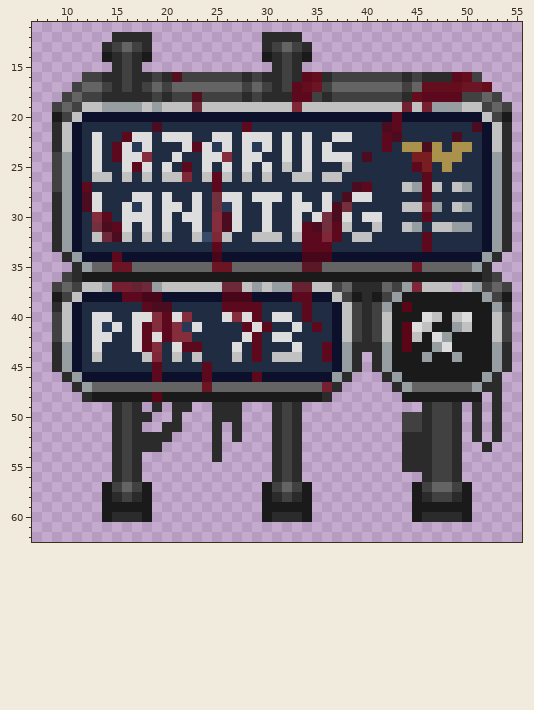
Pixel-art sprite -- Resources/Textures/_RMC14/Structures/landing_signs.rsi/laz_sign.png. Above is the file before it was changed.
The file is 64x64 pixels. Colours within 5 levels of each other are drawn and written as one. Shown: x 7..55, y 11..62.
New version:
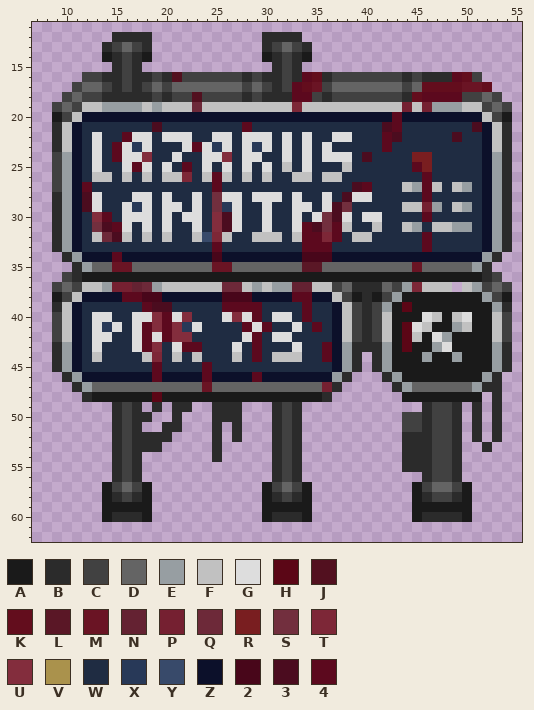
Palette (. is transparent): A #1a1a1a  B #2b2b2b  C #414141  D #646464  E #979ea2  F #c1c1c1  G #dddddd  H #5b0616  J #52101f  K #630d1d  L #5a1726  M #6a1424  N #642232  P #752031  Q #6d2939  R #791e20  S #722f3e  T #7d2737  U #832d3d  V #aa924c  W #1f2c42  X #283958  Y #384a6a  Z #0c102a  2 #48061a  3 #4b0c1f  4 #5c091e
Change:
@@ x 42..52 @@
 22 43WWWWW3WWZ
-23 4WVV3VWVVWZ
-24 WWWRRVVVWWZ
-25 WWW4RWVWWWZ
+23 4WWWWWWWWWZ
+24 WWWRRWWWWWZ
+25 WWW4RWWWWWZ
 26 WWWW4WWWWWZ
Where, in picture pixels (left, top, right, bottom), the same in both pictures:
changed: (402, 142, 472, 172)
